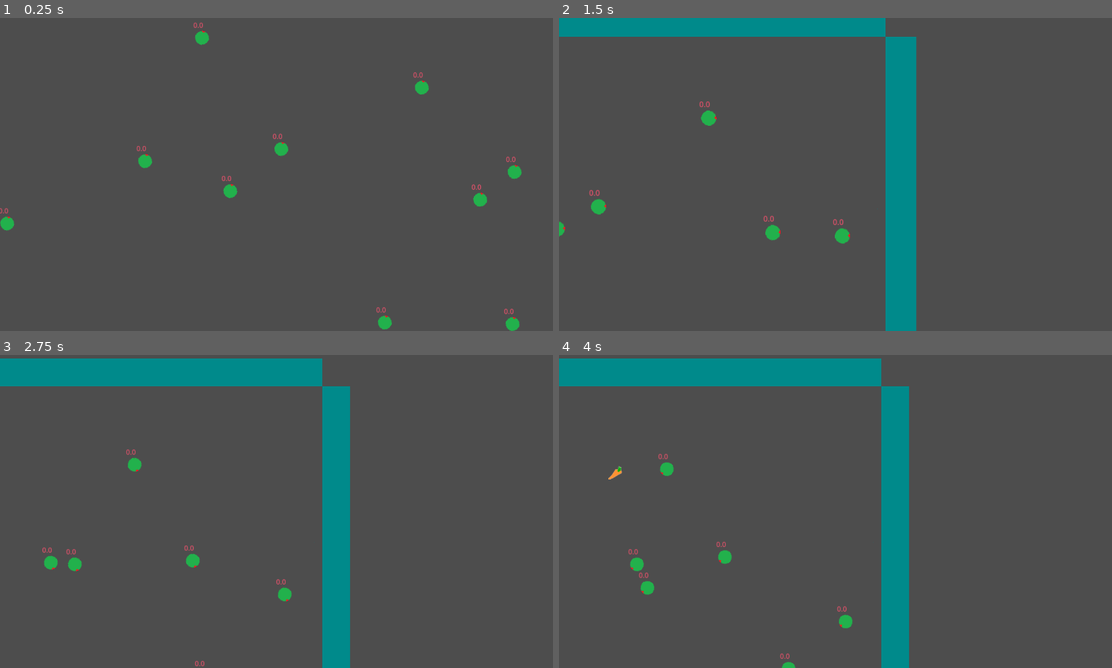
Above: before the commit, frames 1-4 (two rows, left to right).
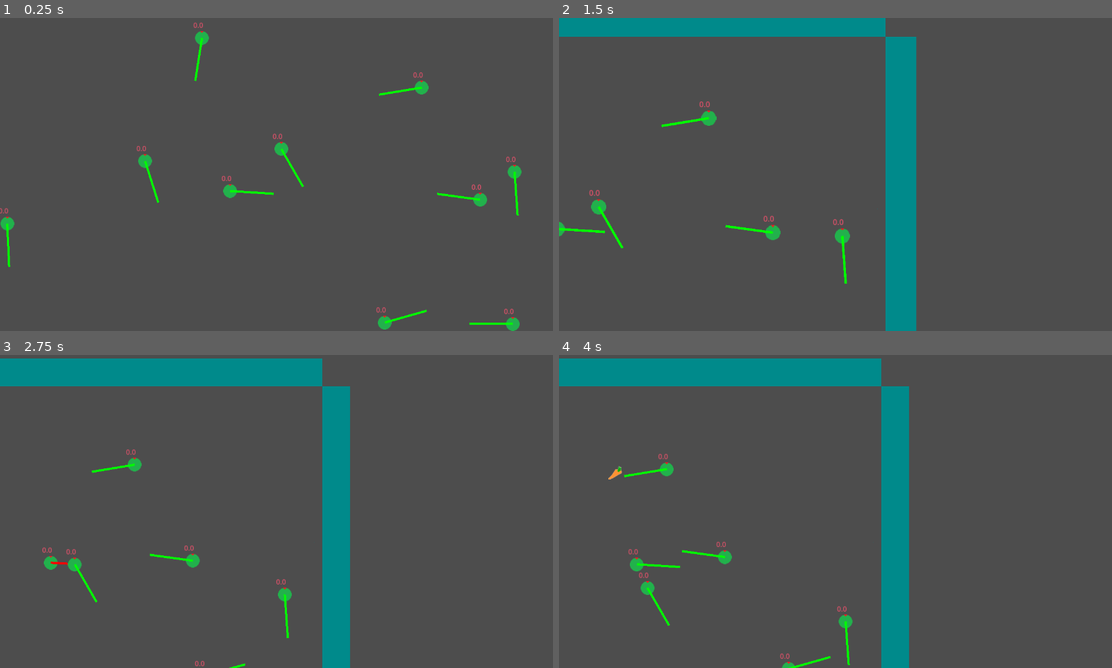
Above: after the commit, the same moments.

Repository: itsLeatch/evoCrusher
Game: Godot game, scene res://Szenes/level.tscn
Same seed, same stepped clock (60 frames per second), same inputs: the game is played once before the commit and once after it.
Inputs (mouse positions are in pixels of both pictures, inside the frame that each line leads up to):
- Up to frame 1 (0.25 s): no input
- Up to frame 2 (1.5 s): tap Enter at 0.5 s; move the mouse to (957, 158) at 0.52 s; press the mouse at (957, 158) at 0.53 s; hold Right 0.53-1.28 s; move the mouse to (724, 190) at 1.27 s; release the mouse at (724, 190) at 1.28 s; hold Down from 1.28 s (still down); tap Mouse wheel up (zoomIn) at 1.35 s
- Up to frame 3 (2.75 s): move the mouse to (331, 442) at 2.02 s; release Down at 2.03 s; hold Right from 2.03 s (still down); tap Mouse wheel down (zoomOut) at 2.1 s
- Up to frame 4 (4 s): move the mouse to (807, 574) at 2.77 s; release Right at 2.78 s; hold Up 2.78-3.53 s; tap Alt at 2.85 s; move the mouse to (1001, 558) at 3.52 s; hold Left from 3.53 s (still down); tap Shift at 3.6 s

The runs differ from the first frame. In frame 1, 0.7% of the frame differs, in the area x 0-95%, y 4-100%; in frame 2, 0.4%; in frame 3, 0.3%; in frame 4, 0.4%.

Commit message:
spawn a single sensor

Diff:
--- a/Bot.tscn
+++ b/Bot.tscn
@@ -11,6 +11,7 @@
 
 [node name="Bot" type="CharacterBody2D"]
 collision_layer = 2
+collision_mask = 3
 script = ExtResource("1_sck5o")
 speed = 50.0
 
@@ -27,3 +28,6 @@
 
 [node name="CollisionShape2D" type="CollisionShape2D" parent="."]
 shape = SubResource("CircleShape2D_sck5o")
+
+[node name="Line2D" type="Line2D" parent="."]
+width = 5.0
--- a/border.tscn
+++ b/border.tscn
@@ -1,6 +1,7 @@
 [gd_scene format=3 uid="uid://d2cje8xyqloof"]
 
 [node name="Border" type="StaticBody2D"]
+collision_mask = 3
 
 [node name="Polygon2D" type="Polygon2D" parent="."]
 color = Color(4.861206e-06, 0.54377514, 0.54512256, 1)
--- a/bot.gd
+++ b/bot.gd
@@ -7,6 +7,9 @@
 
 # Called when the node enters the scene tree for the first time.
 var rng = RandomNumberGenerator.new()
+var hitResult;
+var sensorDistance : float = 100
+
 func _ready() -> void:
 	moveDirection.data = [1,1]
 	var randomWeightData = PackedFloat32Array()
@@ -17,16 +20,33 @@
 	#print(weights.data)
 	global_position = Vector2(rng.randf_range(-Global.mapSize.x / 2,Global.mapSize.x / 2), rng.randf_range(-Global.mapSize.y / 2,Global.mapSize.y / 2))
 
+
 # Called every frame. 'delta' is the elapsed time since the previous frame.
 func _process(delta: float) -> void:
 	var result = weights.mul(moveDirection)
 	var resVelocity = Vector2(result.get_value(Vector2(0,0)), result.get_value((Vector2(0,1))))
 	#normalize
 	resVelocity /= resVelocity.length()
+	#rotation = velocity.angle() + PI /2
 	velocity = resVelocity * speed
-	$BotImage.rotate(1*delta)
 	move_and_slide()
 	$Label.text = str(energy)
 
+	#ray cast
+	var space_state = get_world_2d().direct_space_state
+	var query = PhysicsRayQueryParameters2D.create(global_position, global_position + velocity / velocity.length() * sensorDistance, collision_mask)
+	hitResult = space_state.intersect_ray(query)
+	#if hitResult:
+	var hitVertices: PackedVector2Array;
+	hitVertices.append(Vector2(0,0))
+	if hitResult:
+		hitVertices.append(hitResult.position - global_position)
+		$Line2D.default_color = Color.RED
+
+	else:
+		hitVertices.append(velocity / velocity.length() * sensorDistance)
+		$Line2D.default_color = Color.GREEN
+	$Line2D.points = hitVertices
+
 func incrementFood() ->void:
 	energy+=1
